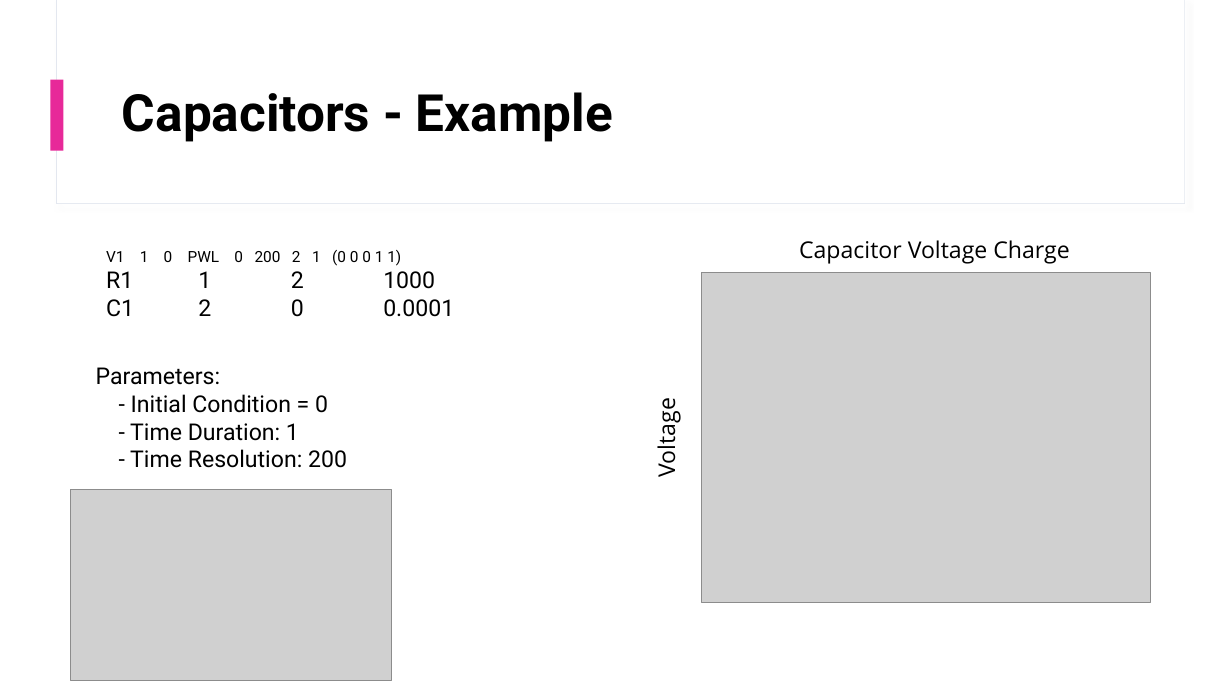
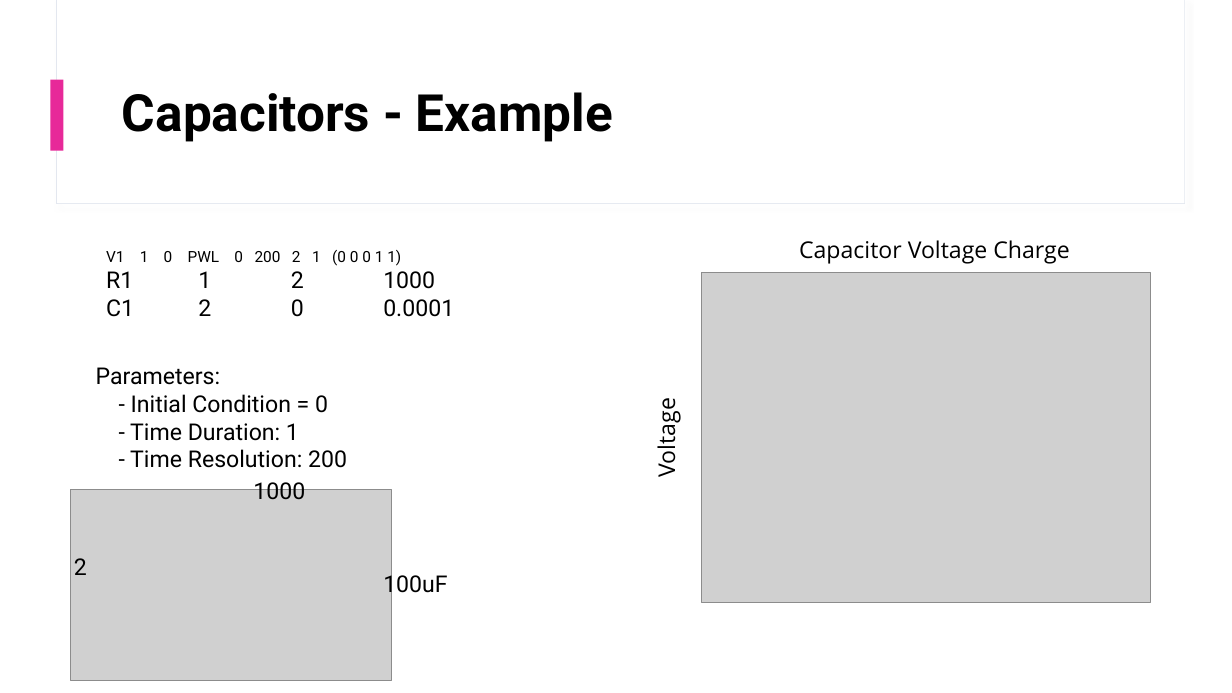
Before and after one commit to mguo5/ee537, a slide deck: slide 3 of HW2.pptx. Drawn at 1232x693 pixels with LibreOffice and Linux fonts; fonts in the diff are those of the drawing; grey boxes stand for pictures. Boxes give left, top, right and bottom in pixels: in the first picture for what was removed or moved away, otherwise in the second. Text is boxed around its words. In the diff, an @@ line names an element or a change of style, - is before the commit and + after.

```diff
--- a/HW2.pptx
+++ b/HW2.pptx
@@ text added at (253,478,305,499), 18 pt, text #000000 @@
+1000
@@ text added at (74,558,87,575), 18 pt, text #000000 @@
+2
@@ text added at (383,571,447,597), 18 pt, text #000000 @@
+100uF
```
Also in this commit, not shown: 2 other slides changed, 5 other files.
